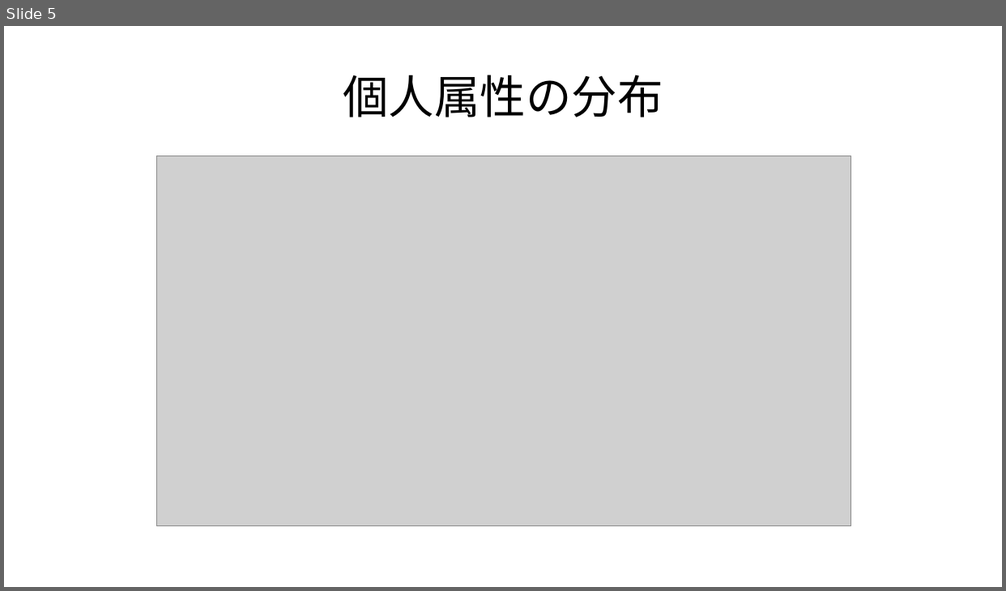
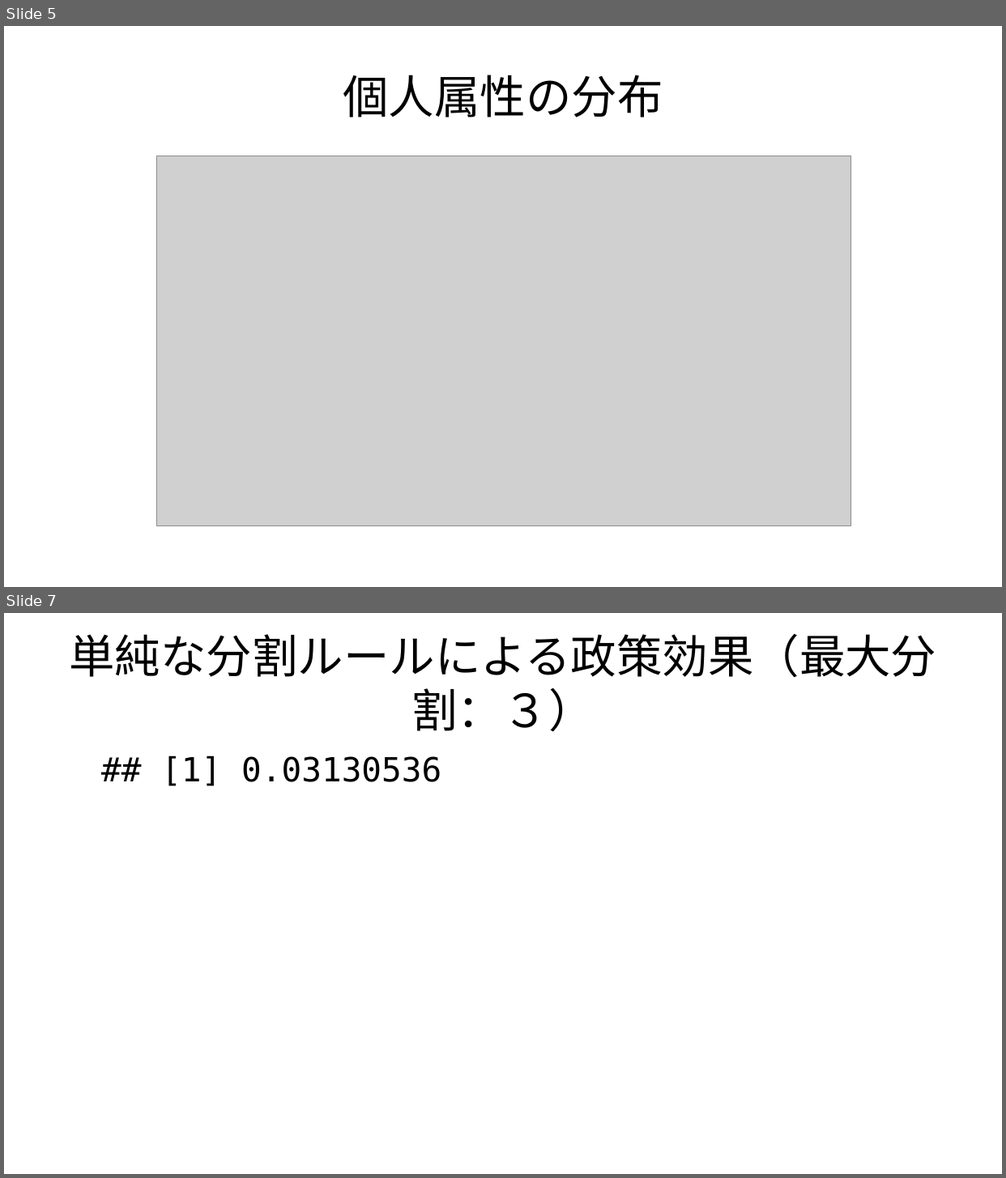
Before and after one commit to JMDP-behavioral-economics/RCT-Nudge, a slide deck: targeting.pptx. Shown one above the other, each under a label of ours: slide 5 before the commit, slides 5 and 7 after it; the slides between them are not shown. The pictures are 1006x591 and 1006x1178 pixels, drawn with LibreOffice and Linux fonts; fonts in the diff are those of the drawing; grey boxes stand for pictures. Boxes give left, top, right and bottom in pixels: in the first picture for what was removed or moved away, otherwise in the second. Text is boxed around its words. In the diff, an @@ line names an element or a change of style, - is before the commit and + after.

```diff
--- a/targeting.pptx
+++ b/targeting.pptx
@@ slide 7 added at (4,613,1002,1174), background #FFFFFF @@
@@ title added at (69,634,936,732), 33 pt, text #000000 @@
+単純な分割ルールによる政策効果（最大分割：３）
@@ text added at (161,756,441,786), 24 pt, text #000000 @@
+## [1] 0.03130536
```
Also in this commit, not shown: 2 slides changed, 1 other slide added, 6 other files.
